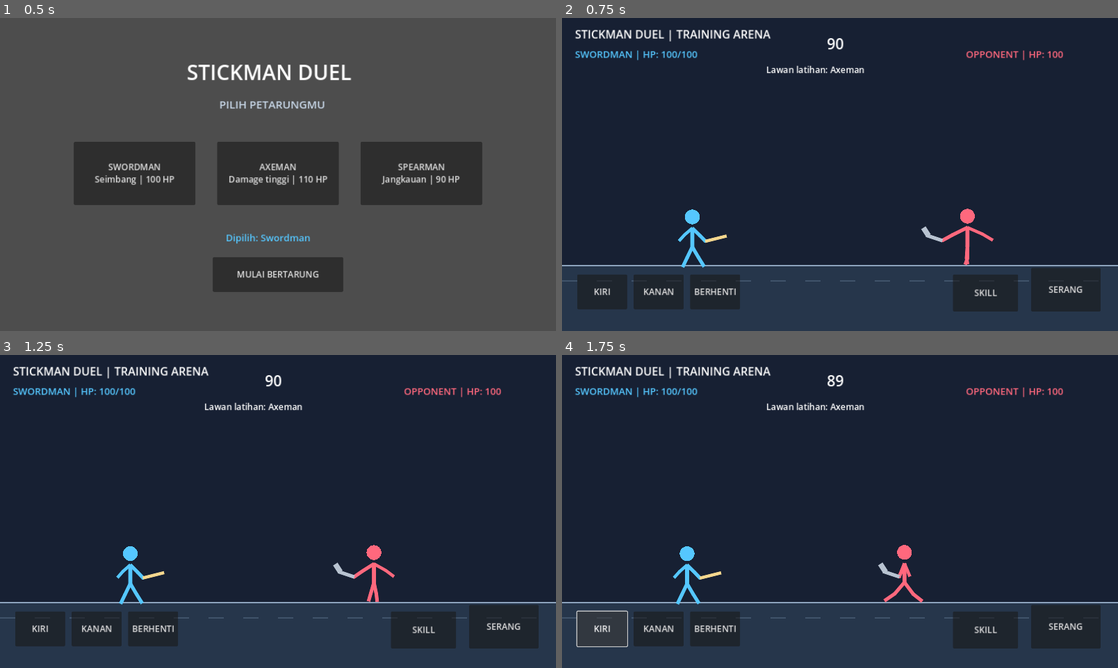
Above: before the commit, frames 1-4 (two rows, left to right).
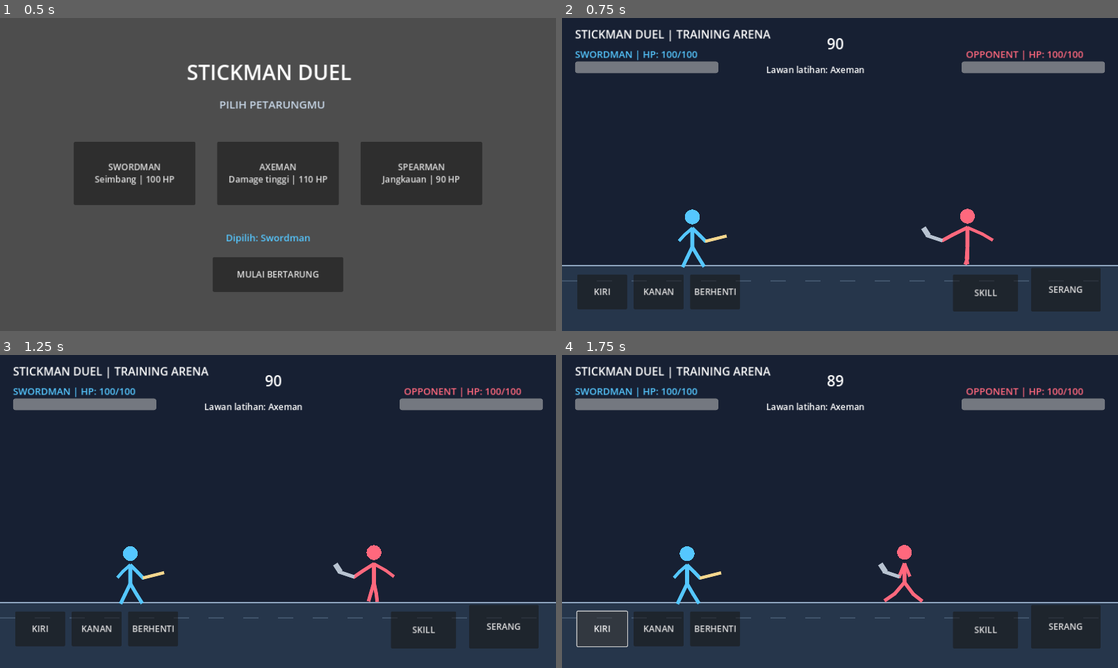
Above: after the commit, the same moments.

Repository: satriamada-web/stickman-duel
Game: Godot game, scene res://scenes/main.tscn
Same seed, same stepped clock (60 frames per second), same inputs: the game is played once before the commit and once after it.
Inputs:
- Up to frame 1 (0.5 s): no input
- Up to frame 2 (0.75 s): click "MULAI BERTARUNG" at 0.5 s
- Up to frame 3 (1.25 s): no input
- Up to frame 4 (1.75 s): click "KIRI" at 1.25 s

Frame 1 is identical in both runs. In frame 2, 2.1% of the frame differs, in the area x 2-98%, y 10-18%; in frame 3, 2.1%; in frame 4, 2.1%.

Commit message:
Add visible health bars to the battle HUD

Diff:
--- a/scripts/main.gd
+++ b/scripts/main.gd
@@ -39,6 +39,8 @@
 var selection_label: Label
 var result_button: Button
 var skill_button: Button
+var player_hp_bar: ProgressBar
+var enemy_hp_bar: ProgressBar
 
 func _ready() -> void:
 	_build_ui()
@@ -205,6 +207,20 @@
 	_make_label(game_ui, "STICKMAN DUEL | TRAINING ARENA", Vector2(30, 18), 26, Color.WHITE)
 	player_hp_label = _make_label(game_ui, "PLAYER 1 | HP: 100", Vector2(30, 68), 22, Color("#55c7ff"))
 	enemy_hp_label = _make_label(game_ui, "OPPONENT | HP: 100", Vector2(930, 68), 22, Color("#ff687d"))
+	player_hp_bar = ProgressBar.new()
+	player_hp_bar.position = Vector2(30, 100)
+	player_hp_bar.size = Vector2(330, 22)
+	player_hp_bar.min_value = 0
+	player_hp_bar.max_value = 100
+	player_hp_bar.show_percentage = false
+	game_ui.add_child(player_hp_bar)
+	enemy_hp_bar = ProgressBar.new()
+	enemy_hp_bar.position = Vector2(920, 100)
+	enemy_hp_bar.size = Vector2(330, 22)
+	enemy_hp_bar.min_value = 0
+	enemy_hp_bar.max_value = 100
+	enemy_hp_bar.show_percentage = false
+	game_ui.add_child(enemy_hp_bar)
 	timer_label = _make_label(game_ui, "90", Vector2(610, 35), 34, Color.WHITE)
 	status_label = _make_label(game_ui, "Kalahkan lawan latihan!", Vector2(470, 105), 20, Color.WHITE)
 	_add_move_button(game_ui, "KIRI", Vector2(35, 590), Vector2(115, 80), -1)
@@ -330,7 +346,10 @@
 
 func _update_ui() -> void:
 	player_hp_label.text = "%s | HP: %d/%d" % [selected_character.to_upper(), player_hp, player_max_hp]
-	enemy_hp_label.text = "OPPONENT | HP: %d" % enemy_hp
+	enemy_hp_label.text = "OPPONENT | HP: %d/100" % enemy_hp
+	player_hp_bar.max_value = player_max_hp
+	player_hp_bar.value = player_hp
+	enemy_hp_bar.value = enemy_hp
 	timer_label.text = str(ceili(time_left))
 	if skill_button != null:
 		skill_button.text = "SKILL" if skill_cooldown <= 0.0 else "SKILL\n%d dtk" % ceili(skill_cooldown)
